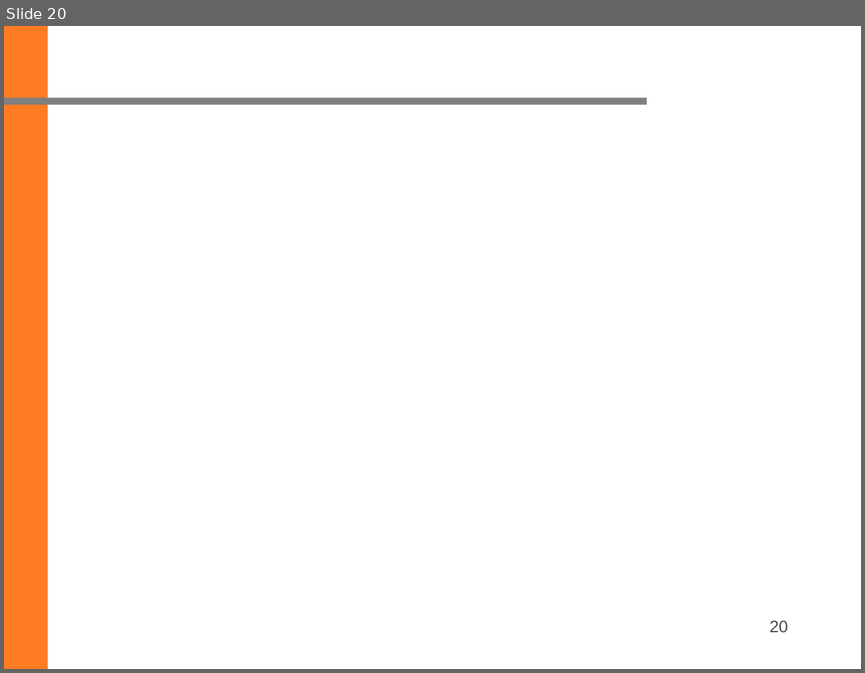
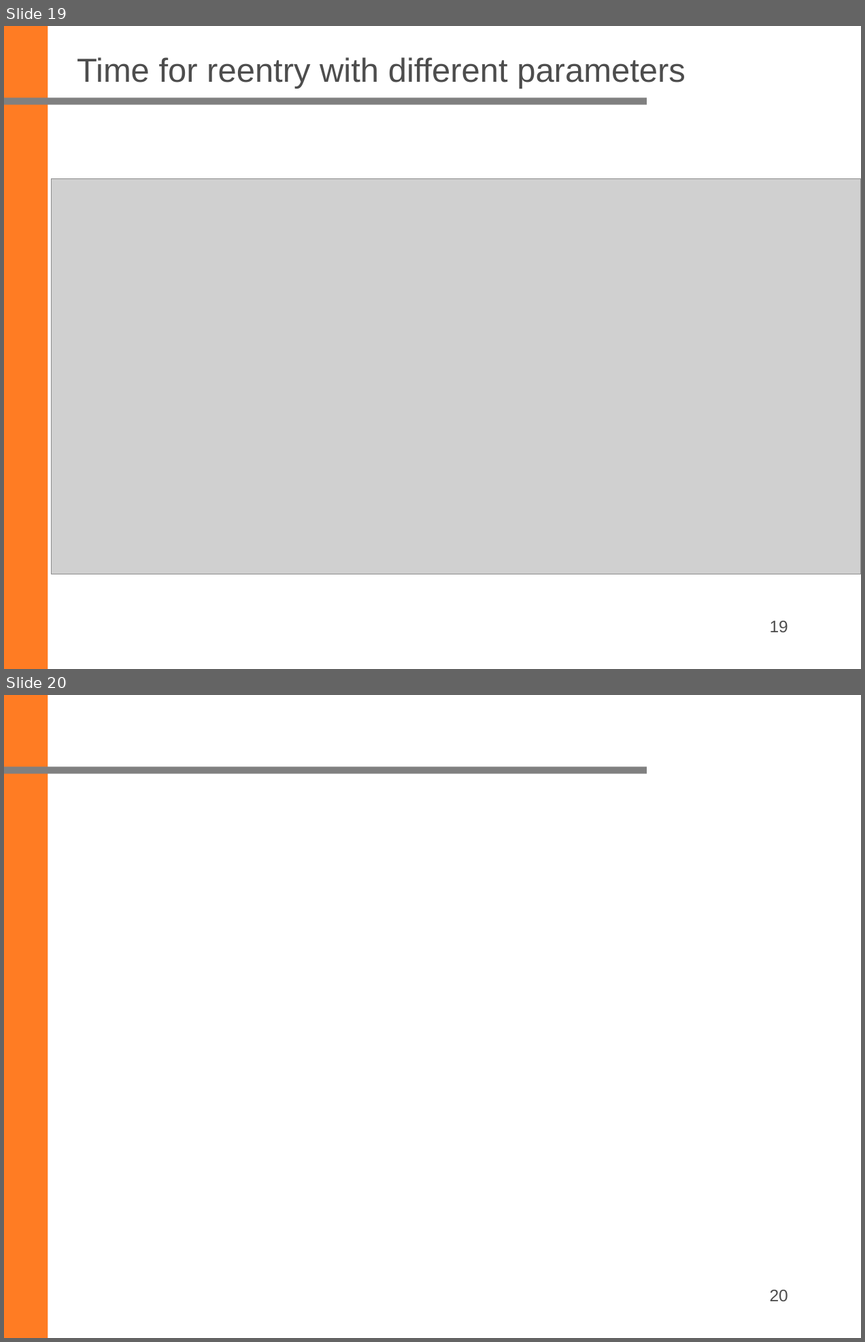
Before and after one commit to ziqing97/Seminar-Aktuelle-Geodaetische-Satelliten-missionen, a slide deck: Project_Space_Debris/Ordner_Yu/Folien/final/20230203_Final.pptx. Shown one above the other, each under a label of ours: slide 20 before the commit, slides 19 and 20 after it. The pictures are 865x673 and 865x1342 pixels, drawn with LibreOffice and Linux fonts; fonts in the diff are those of the drawing; grey boxes stand for pictures; background and template pictures are left out. Boxes give left, top, right and bottom in pixels: in the first picture for what was removed or moved away, otherwise in the second. Text is boxed around its words. In the diff, an @@ line names an element or a change of style, - is before the commit and + after.

Commit message:
update ppt and images

```diff
--- a/Project_Space_Debris/Ordner_Yu/Folien/final/20230203_Final.pptx
+++ b/Project_Space_Debris/Ordner_Yu/Folien/final/20230203_Final.pptx
@@ slide 19 added at (x1=4, y1=26, x2=861, y2=669), background #FFFFFF; not listed: 2 template elements that a slide beside it also shows @@
@@ title added at (x1=77, y1=57, x2=685, y2=89), 28 pt, text #4D4D4D @@
+Time for reentry with different parameters
@@ picture added at (x1=51, y1=178, x2=861, y2=573) @@
@@ page number added at (x1=770, y1=620, x2=788, y2=632), 14 pt, text #4D4D4D @@
+19
```
Also in this commit, not shown: 17 other slides added, 18 slides removed, 11 other files.
